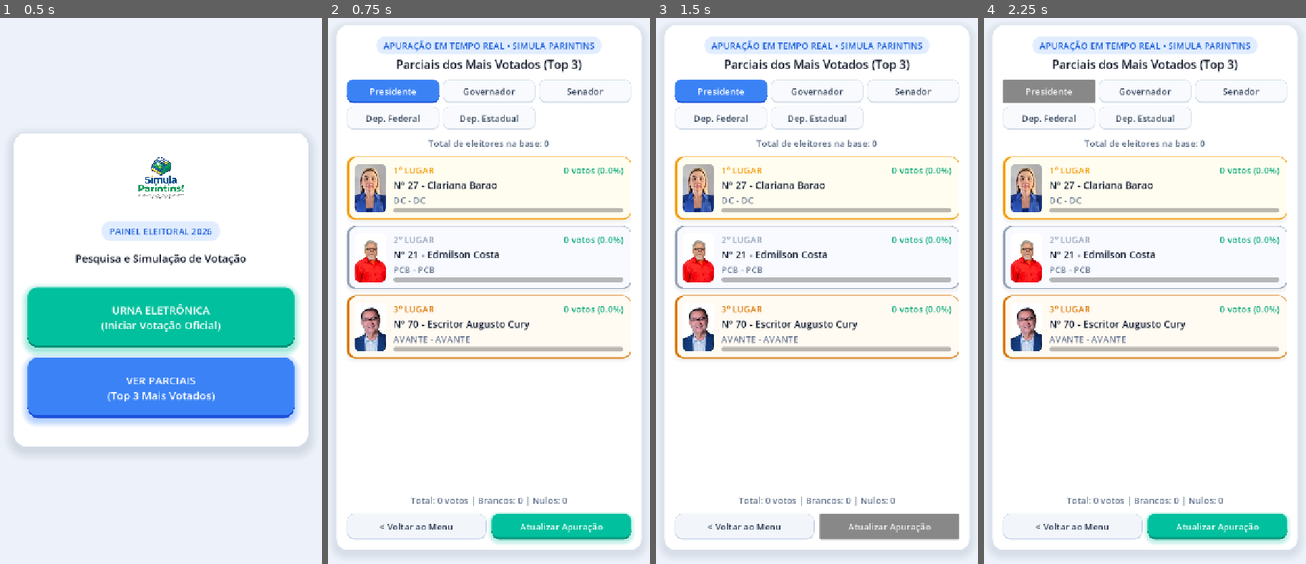
Above: before the commit, frames 1-4 (left to right).
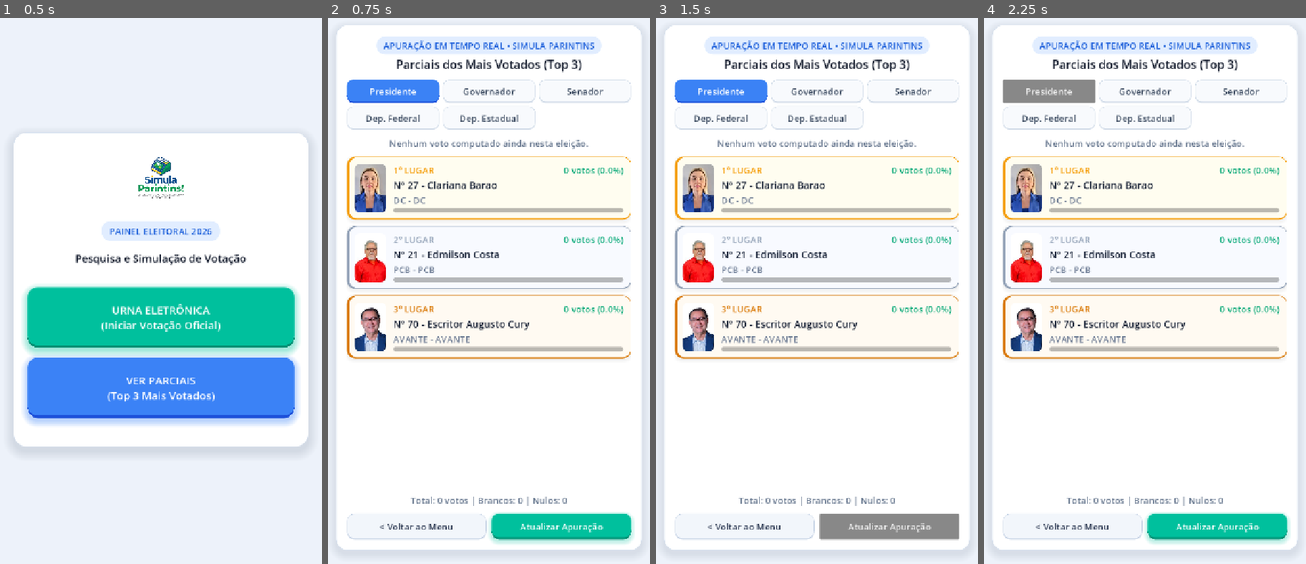
Above: after the commit, the same moments.

Repository: jeanmanue742-debug/simula-parintins
Game: Godot game, scene res://scenes/Menu.tscn
Two runs of this game, one before a commit and one after it. Both use one fixed random seed, a clock stepped at 60 frames per second and the inputs below.
Inputs:
- Up to frame 1 (0.5 s): no input
- Up to frame 2 (0.75 s): click "VER PARCIAIS (Top 3 Mais Vota…" at 0.5 s
- Up to frame 3 (1.5 s): click "Atualizar Apuração" at 1.25 s
- Up to frame 4 (2.25 s): click "Presidente" at 2 s

Frame 1 is identical in both runs. In frame 2, 0.4% of the frame differs, in the area x 19-81%, y 22-25%; in frame 3, 0.4%; in frame 4, 0.4%.

Commit message:
Update Parciais query with explicit columns for Web compatibility

Diff:
--- a/scripts/Global.gd
+++ b/scripts/Global.gd
@@ -181,7 +181,7 @@
 	http.timeout = 8.0
 	add_child(http)
 
-	var url = SUPABASE_URL + "/rest/v1/votos?select=*"
+	var url = SUPABASE_URL + "/rest/v1/votos?select=id,voto_presidente,voto_governador,voto_senador,voto_federal,voto_estadual"
 	var headers = [
 		"apikey: " + SUPABASE_KEY,
 		"Authorization: Bearer " + SUPABASE_KEY
@@ -189,12 +189,13 @@
 
 	http.request_completed.connect(func(result: int, response_code: int, response_headers: PackedStringArray, response_body: PackedByteArray):
 		var list = []
+		var body_str = response_body.get_string_from_utf8()
 		if response_code >= 200 and response_code < 300:
 			var json = JSON.new()
-			if json.parse(response_body.get_string_from_utf8()) == OK and typeof(json.data) == TYPE_ARRAY:
+			if json.parse(body_str) == OK and typeof(json.data) == TYPE_ARRAY:
 				list = json.data
 		else:
-			print("Falha ao carregar parciais do Supabase. Código: ", response_code)
+			print("Nota parciais Supabase: ", response_code, " ", body_str)
 
 		if callback_target and callback_target.has_method(callback_func):
 			callback_target.call(callback_func, list)
--- a/scripts/Parciais.gd
+++ b/scripts/Parciais.gd
@@ -49,10 +49,17 @@
 func _carregar_dados() -> void:
 	lbl_status.text = "Carregando apuração dos votos..."
 	Global.carregar_parciais(self, "_on_dados_carregados")
+	get_tree().create_timer(6.0).timeout.connect(func():
+		if lbl_status and lbl_status.text == "Carregando apuração dos votos...":
+			lbl_status.text = "Toque em Atualizar para recarregar os dados."
+	)
 
 func _on_dados_carregados(dados: Array) -> void:
 	votos_carregados = dados
-	lbl_status.text = "Total de eleitores na base: " + str(votos_carregados.size())
+	if votos_carregados.size() == 0:
+		lbl_status.text = "Nenhum voto computado ainda nesta eleição."
+	else:
+		lbl_status.text = "Total de eleitores que já votaram: " + str(votos_carregados.size())
 	_atualizar_exibicao()
 
 func _selecionar_categoria(cargo: String) -> void:
Not shown, changed: build/web/index.pck
